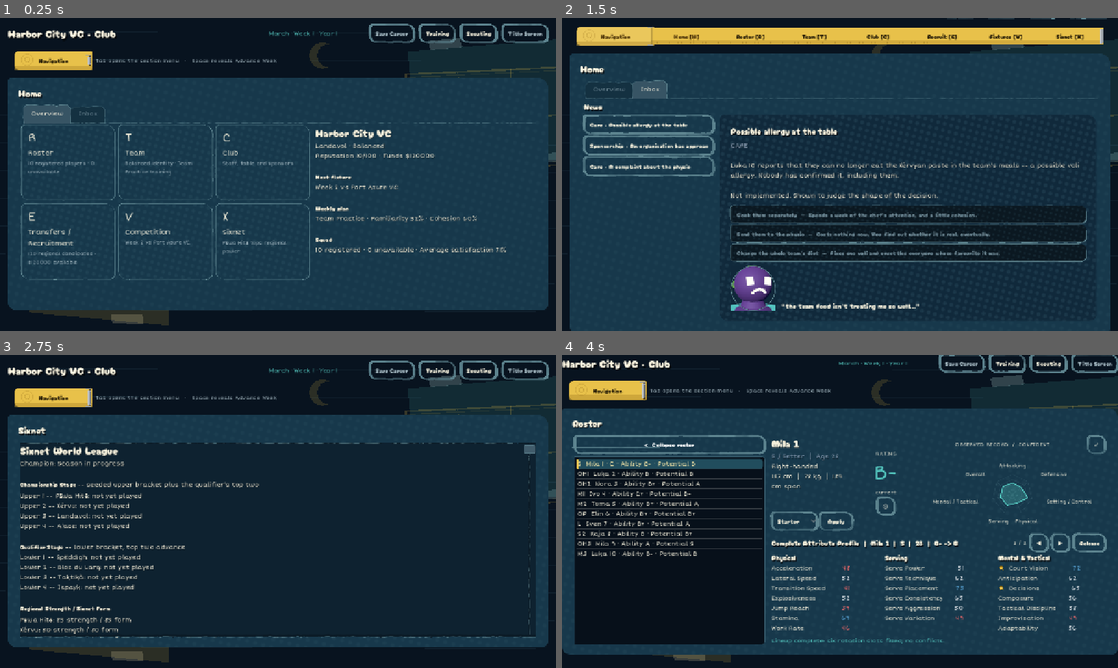
Above: before the commit, frames 1-4 (two rows, left to right).
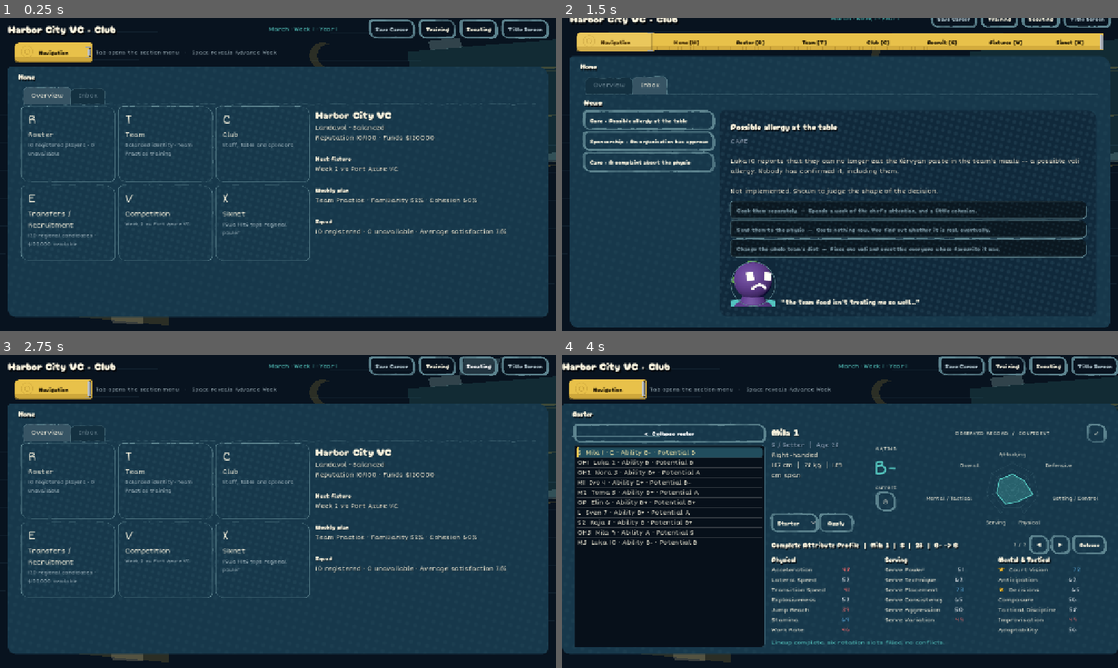
Above: after the commit, the same moments.

Repository: iracarranza/volley-world-manager
Game: Godot game, scene res://tools/preview/dashboard_preview.tscn
Two runs of this game, one before a commit and one after it. Both use one fixed random seed, a clock stepped at 60 frames per second and the inputs below. This scene is started directly instead of the project's main scene.
Inputs:
- Up to frame 1 (0.25 s): no input
- Up to frame 2 (1.5 s): click "Training" at 0.5 s; click "Navigation" at 1.25 s
- Up to frame 3 (2.75 s): click "Scouting" at 2 s
- Up to frame 4 (4 s): click "Title Screen" at 2.75 s; click ">" at 3.5 s

The runs differ from the first frame. In frame 1, 15% of the frame differs, in the area x 1-99%, y 0-96%; in frame 2, 20%; in frame 3, 65%; in frame 4, 16%.

Commit message:
The world population loads when something asks, and the page fits the window
Measured on the load path, which had never been measured:

  list_save_metadata (37 saves)      119 ms
  read the career file (79 KB)         0 ms
  JSON.parse_string                    3 ms
  CareerState.from_dict                2 ms
  GameManager.from_dict                4 ms
  load_career, whole              1,940 ms

Eighteen milliseconds rebuild everything the player is about to look at. The
other 1.9 seconds is the world sidecar: 3,880 volis deserialised into objects on
every career load, before the journal could draw a row.

Nothing the player opens by default reads them. The journal's Transfers tab reads
`career.transfer_pool`, which lives in the career file. Saving does not touch them
either -- `save_career` only rewrites the sidecar when `_world_dirty`, and a fresh
load is not dirty. They are the free-agent pool, and the two things that actually
want them are the end-of-season rollover and signing someone off the market.

So the save id is remembered at load and the read happens on first access.
`load_career` goes 1,940 ms to 110 ms. The cost is not gone, it is *moved*: it
lands once, on a season rollover or a signing, both of which are deliberate acts
that already do visible work. That is a different experience from a game that
hangs between choosing a save and seeing the squad.

Separately, the journal page now fits the window it is drawn in: 762 px of
minimum height in a 720 px window becomes 718, so the card sits at +1 instead of
-21 and the ribbon stays on screen. All of it came out of padding and none out of
content -- page margin 14 to 4, card margin 12 to 6, nav strip 6 to 3, the two
stack separations 10 and 8 to 4, and the section heading 22pt to 15pt.

The section heading was the fattest single target at 32 px and is still there:
the nav strip says "Navigation", not the section name, and `section_title.text`
is the only place that name is written. Merging the two is the right fix and a
larger change than this.

941 checks, the two long-standing failures.

Co-Authored-By: Claude Opus 5 <noreply@anthropic.com>
Claude-Session: https://claude.ai/code/session_0197KZ6RDwTpMdR7xHdkkPxn

Diff:
--- a/scenes/screens/journal_screen.tscn
+++ b/scenes/screens/journal_screen.tscn
@@ -28,13 +28,13 @@
 anchor_right = 1.0
 anchor_bottom = 1.0
 offset_left = 18.0
-offset_top = 14.0
+offset_top = 4.0
 offset_right = -18.0
-offset_bottom = -14.0
+offset_bottom = -4.0
 
 [node name="Root" type="VBoxContainer" parent="Margin"]
 layout_mode = 2
-theme_override_constants/separation = 10
+theme_override_constants/separation = 4
 
 [node name="Header" type="HBoxContainer" parent="Margin/Root"]
 layout_mode = 2
@@ -66,7 +66,7 @@
 [node name="Body" type="VBoxContainer" parent="Margin/Root"]
 layout_mode = 2
 size_flags_vertical = 3
-theme_override_constants/separation = 8
+theme_override_constants/separation = 4
 
 [node name="NavStrip" type="PanelContainer" parent="Margin/Root/Body"]
 unique_name_in_owner = true
@@ -75,9 +75,9 @@
 [node name="NavStripMargin" type="MarginContainer" parent="Margin/Root/Body/NavStrip"]
 layout_mode = 2
 theme_override_constants/margin_left = 10
-theme_override_constants/margin_top = 6
+theme_override_constants/margin_top = 3
 theme_override_constants/margin_right = 10
-theme_override_constants/margin_bottom = 6
+theme_override_constants/margin_bottom = 3
 
 [node name="NavStripRow" type="HBoxContainer" parent="Margin/Root/Body/NavStrip/NavStripMargin"]
 layout_mode = 2
@@ -107,9 +107,9 @@
 [node name="ContentMargin" type="MarginContainer" parent="Margin/Root/Body/ContentPanel"]
 layout_mode = 2
 theme_override_constants/margin_left = 16
-theme_override_constants/margin_top = 12
+theme_override_constants/margin_top = 6
 theme_override_constants/margin_right = 16
-theme_override_constants/margin_bottom = 12
+theme_override_constants/margin_bottom = 6
 
 [node name="Content" type="VBoxContainer" parent="Margin/Root/Body/ContentPanel/ContentMargin"]
 layout_mode = 2
@@ -117,7 +117,7 @@
 [node name="SectionTitle" type="Label" parent="Margin/Root/Body/ContentPanel/ContentMargin/Content"]
 unique_name_in_owner = true
 layout_mode = 2
-theme_override_font_sizes/font_size = 22
+theme_override_font_sizes/font_size = 15
 text = "Home"
 
 [node name="Sections" type="TabContainer" parent="Margin/Root/Body/ContentPanel/ContentMargin/Content"]
--- a/scripts/managers/career_manager.gd
+++ b/scripts/managers/career_manager.gd
@@ -30,7 +30,33 @@
 ## Generated once at career creation and persisted alongside the career in
 ## its own file, because it is megabytes of data that almost never changes
 ## while the career file itself is rewritten every week.
-var world_population: Array[VolleyballPlayer] = []
+## Everyone in the world who is not on the managed roster.
+##
+## **Loaded on first use, not on career load.** Measured: a career's own file is
+## 79 KB and parses in 4 ms, its state rebuilds in 6, and the game state in 8 --
+## eighteen milliseconds for everything the player is about to look at. The world
+## sidecar is 3,880 volis, and rebuilding them took **1.9 seconds of a 1.94 second
+## load**, every time, before the journal could draw a single row.
+##
+## Nothing on the journal, the clipboard, the planner or the match centre reads
+## this. It is the free-agent pool: scouting and transfers want it, and both are
+## screens the player has to choose to open. So the file path is remembered at
+## load and the work happens the first time somebody actually asks -- which for
+## most sessions is never.
+var _world_population: Array[VolleyballPlayer] = []
+var _world_save_id: String = ""
+var _world_loaded: bool = true
+
+var world_population: Array[VolleyballPlayer]:
+	get:
+		if not _world_loaded:
+			_world_loaded = true
+			_read_world_population(_world_save_id)
+		return _world_population
+	set(value):
+		## An outright assignment is an answer, so there is nothing left to defer.
+		_world_loaded = true
+		_world_population = value
 var _world_dirty: bool = false
 ## What the last season's turnover did -- retirements, intake size, whether a
 ## golden generation arrived. Raw material for a news feed; kept in memory
@@ -485,7 +511,11 @@
 	var payload: Dictionary = parsed
 	career = CareerStateModel.from_dict(payload.get("career", {}))
 	_game_manager().from_dict(payload.get("game_state", {}))
-	_load_world_population(save_id)
+	## Remembered rather than read -- see `world_population`.
+	_world_population = [] as Array[VolleyballPlayer]
+	_world_save_id = save_id
+	_world_loaded = false
+	_world_dirty = false
 	career_loaded.emit()
 	career_changed.emit()
 	return ""
@@ -496,14 +526,14 @@
 ## sidecar and carries its market inline instead, which `CareerState` has
 ## already loaded by this point -- so that path simply leaves an empty world
 ## rather than failing.
-func _load_world_population(save_id: String) -> void:
-	world_population = [] as Array[VolleyballPlayer]
+func _read_world_population(save_id: String) -> void:
+	_world_population = [] as Array[VolleyballPlayer]
 	_world_dirty = false
 	var file := FileAccess.open(_world_path(save_id), FileAccess.READ)
 	if file != null:
 		var parsed: Variant = JSON.parse_string(file.get_as_text())
 		if parsed is Dictionary:
-			world_population = WorldPopulation.from_dict_array(
+			_world_population = WorldPopulation.from_dict_array(
 				Array((parsed as Dictionary).get("players", []))
 			)
 	## Belt and braces: anyone already on the managed roster is not also a
@@ -512,21 +542,21 @@
 	for player in _game_manager().players:
 		rostered_ids[int(player.id)] = true
 	var world_free_agents: Array[VolleyballPlayer] = []
-	for player in world_population:
+	for player in _world_population:
 		if not rostered_ids.has(int(player.id)):
 			world_free_agents.append(player)
-	world_population = world_free_agents
+	_world_population = world_free_agents
 	if career.transfer_pool_ids.is_empty():
 		return
 	var by_id := {}
-	for player in world_population:
+	for player in _world_population:
 		by_id[int(player.id)] = player
 	var resolved: Array[VolleyballPlayer] = []
 	for player_id in career.transfer_pool_ids:
 		var player: VolleyballPlayer = by_id.get(int(player_id))
 		if player != null:
 			resolved.append(player)
-			world_population.erase(player)
+			_world_population.erase(player)
 	career.transfer_pool.assign(resolved)
 
 
Not shown, changed: docs/BACKLOG.md
